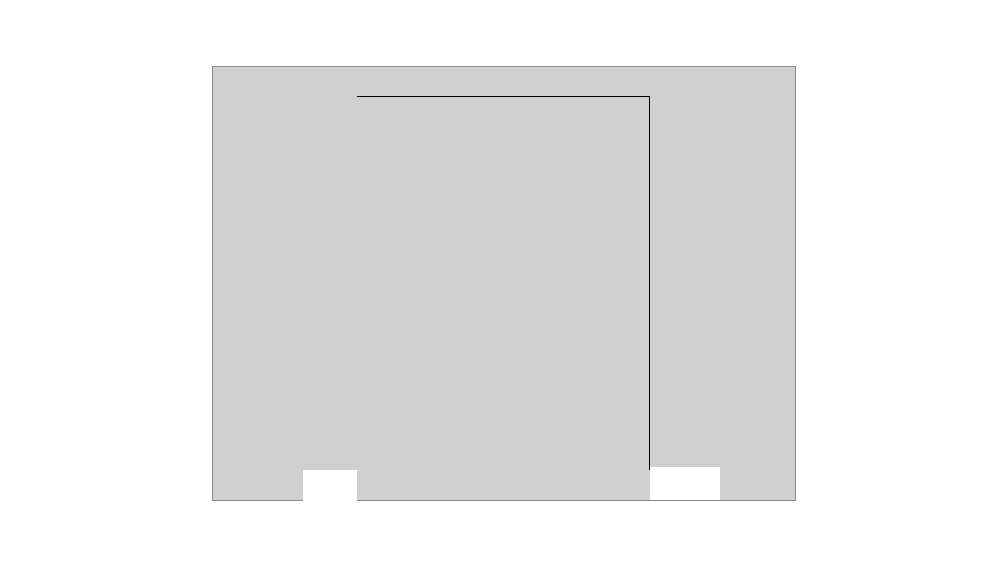
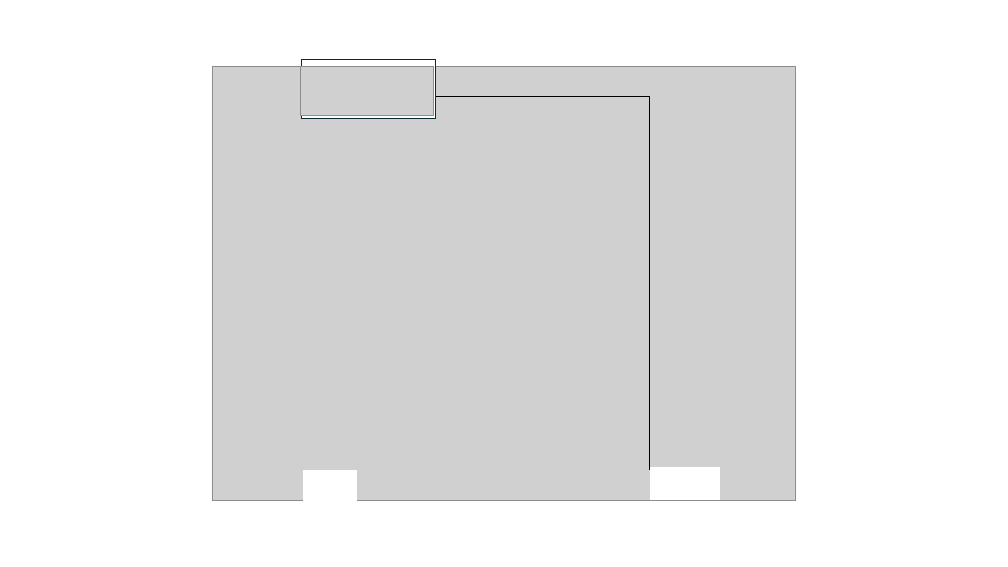
Before and after one commit to hurlbertlab/mbbs-analysis, a slide deck: slide 3 of figures/datapaper/scratch_routeyearcombo.pptx. Drawn at 1008x567 pixels with LibreOffice and Linux fonts; fonts in the diff are those of the drawing; grey boxes stand for pictures. Boxes give left, top, right and bottom in pixels: in the first picture for what was removed or moved away, otherwise in the second. Text is boxed around its words. In the diff, an @@ line names an element or a change of style, - is before the commit and + after.

Commit message:
add inset map

```diff
--- a/figures/datapaper/scratch_routeyearcombo.pptx
+++ b/figures/datapaper/scratch_routeyearcombo.pptx
@@ rectangle added at (302,59,435,119), fill #FFFFFF, outline #092A39 0.75 pt @@
@@ picture added at (300,66,433,115) @@
```
